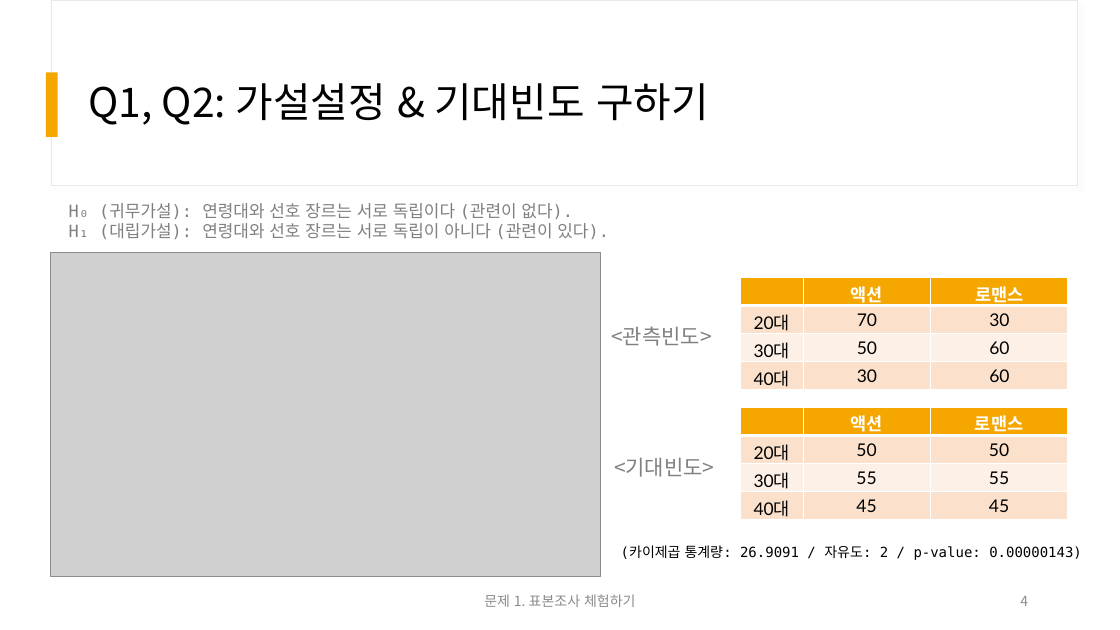
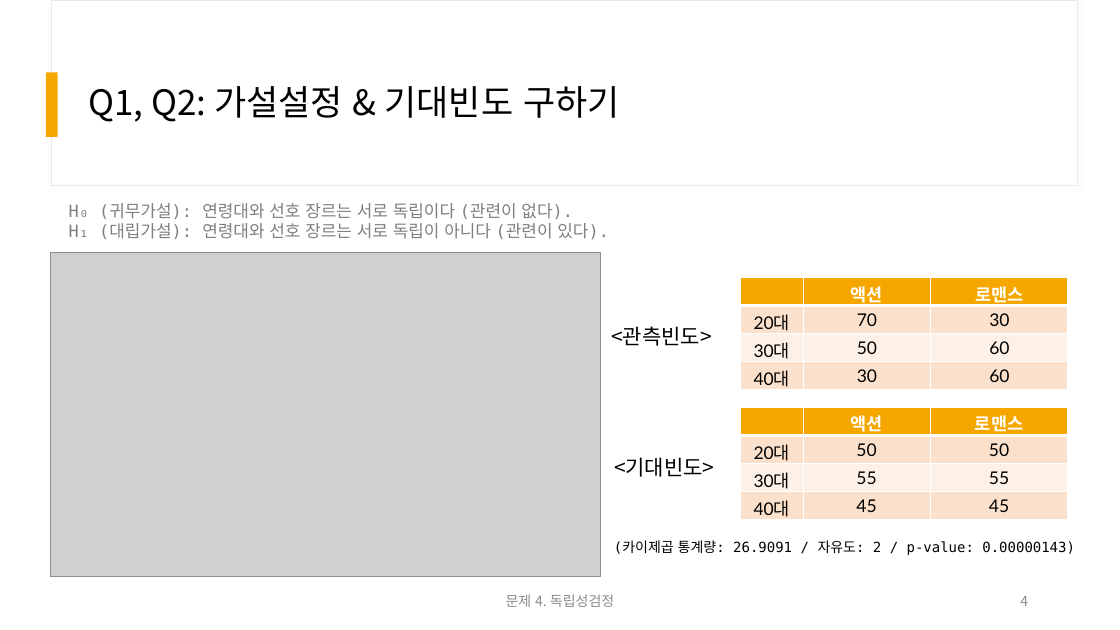
Before and after one commit to msjeonc-stack/ai-data-bootcamp, a slide deck: slide 4 of D014/문제4_발표자료(C2).pptx. Drawn at 1120x630 pixels with LibreOffice and Linux fonts; fonts in the diff are those of the drawing; grey boxes stand for pictures. Boxes give left, top, right and bottom in pixels: in the first picture for what was removed or moved away, otherwise in the second. Text is boxed around its words. In the diff, an @@ line names an element or a change of style, - is before the commit and + after.

Commit message:
D014: 데이터검정실습

```diff
--- a/D014/문제4_발표자료(C2).pptx
+++ b/D014/문제4_발표자료(C2).pptx
@@ title "Q1, Q2: 가설설정 & 기대빈도 ..." at bbox=[88, 86, 620, 122]: size 35 to 30 pt @@
@@ text "<관측빈도>" at bbox=[611, 326, 712, 346]: text colour #808080 to #000000 @@
@@ text "<기대빈도>" at bbox=[614, 457, 715, 477]: text colour #808080 to #000000 @@
@@ text "(카이제곱 통계량: 26.9091 / 자유도: ...": place and size @@
-text "(카이제곱 통계량: 26.9091 / 자유도: ..." at bbox=[621, 545, 1082, 560]
+text "(카이제곱 통계량: 26.9091 / 자유도: ..." at bbox=[614, 540, 1075, 555]
@@ text at bbox=[506, 594, 614, 607]: text changed @@
-문제 1. 표본조사 체험하기
+문제 4. 독립성검정
```
Also in this commit, not shown: 6 other slides changed.
